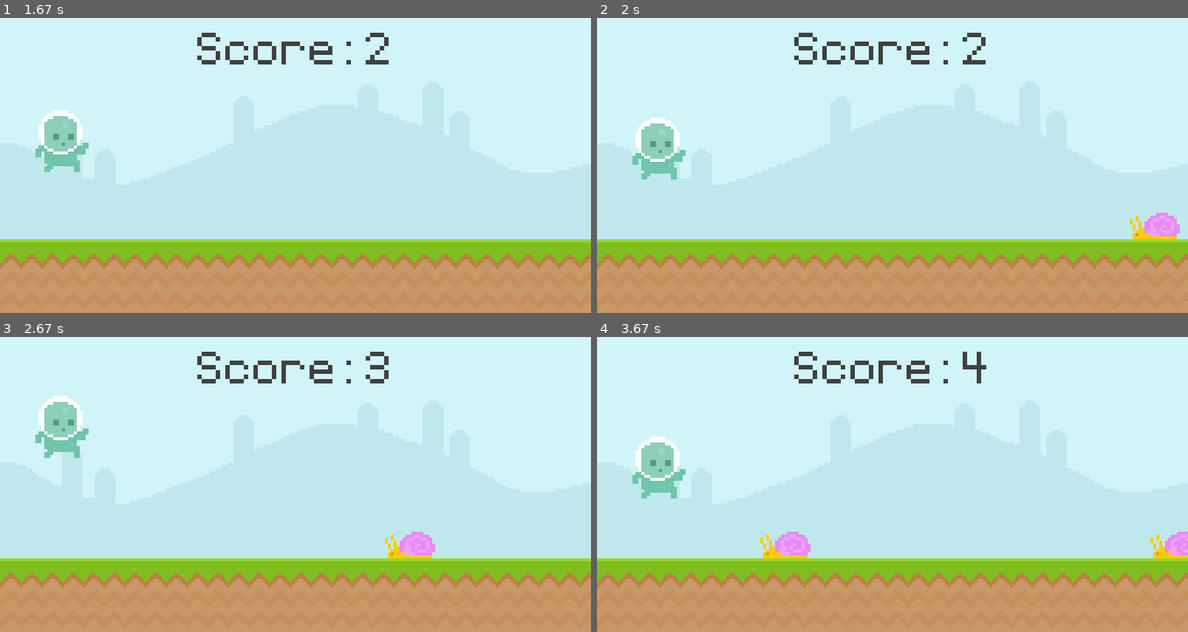
Above: before the commit, frames 1-4 (two rows, left to right).
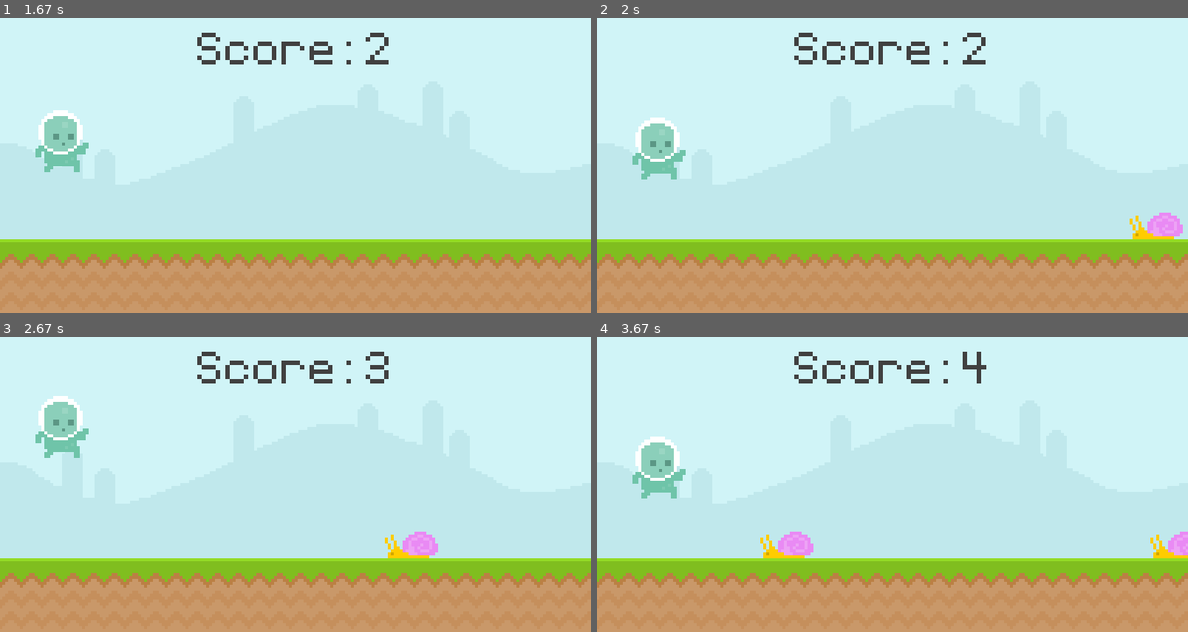
Above: after the commit, the same moments.

Repository: progchris00/Python-Projects
Game: pygame game, started from Pygames/Runner/main.py
The game is run twice, just before and just after one commit, with the same random seed, the same clock (stepped at 60 frames per second) and the same inputs.
Inputs (mouse positions are in pixels of both pictures, inside the frame that each line leads up to):
- Up to frame 1 (1.67 s): tap Space at 0.33 s; click (295, 183) at 0.72 s; click (514, 268) at 1.55 s
- Up to frame 2 (2 s): no input
- Up to frame 3 (2.67 s): click (265, 561) at 2.38 s
- Up to frame 4 (3.67 s): click (809, 422) at 3.22 s

Frame 1 is identical in both runs. In frame 2, 0.2% of the frame differs, in the area x 92-100%, y 66-75%; in frame 3, 0.2%; in frame 4, 0.4%, in the area x 30-100%, y 66-75%.

Commit message:
Added fly and snail obstacle timer

Diff:
--- a/Pygames/Runner/main.py
+++ b/Pygames/Runner/main.py
@@ -97,7 +97,7 @@
 pygame.time.set_timer(snail_animation_timer, 500)
 
 fly_animation_timer = pygame.USEREVENT + 3
-pygame.time.set_timer(fly_animation_timer, 500)
+pygame.time.set_timer(fly_animation_timer, 200)
 
 
 while True:
@@ -116,12 +116,23 @@
                 # snail_rect.left = 800
                 start_time = round(pygame.time.get_ticks() / 1000)
 
-        if event.type == obstacle_timer and game_active:
-            if randint(0,2):
-                obstacle_rect_list.append(snail_surf.get_rect(midbottom = (randint(900, 1100), 300)))
+        if game_active:
+            if event.type == obstacle_timer:
+                if randint(0,2):
+                    obstacle_rect_list.append(snail_surf.get_rect(midbottom = (randint(900, 1100), 300)))
 
-            else:
-                obstacle_rect_list.append(fly_surf.get_rect(midbottom = (randint(900, 1100), 210)))
+                else:
+                    obstacle_rect_list.append(fly_surf.get_rect(midbottom = (randint(900, 1100), 210)))
+
+            if event.type == snail_animation_timer:
+                if snail_frame_index == 0: snail_frame_index = 1
+                else: snail_frame_index = snail_frame_index = 0
+                snail_surf = snail_frames[snail_frame_index]
+
+            if event.type == fly_animation_timer:
+                if fly_frame_index == 0: fly_frame_index = 1
+                else: fly_frame_index = fly_frame_index = 0
+                fly_surf = fly_frames[fly_frame_index]
 
     if game_active:
         screen.blits([(sky_surface, (0, 0)), (ground_surface, (0, 300))])
@@ -154,7 +165,5 @@
         if final_score == 0: screen.blit(bottom_message, bottom_message_rect)
         else: screen.blit(score_message, score_message_rect)
 
-
-
     pygame.display.update()
     clock.tick(60)
